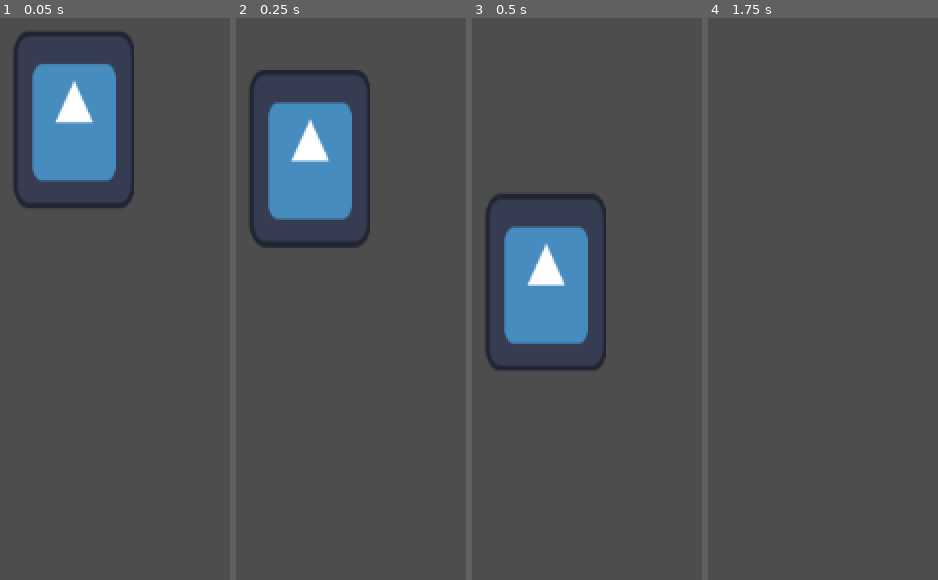
Above: before the commit, frames 1-4 (left to right).
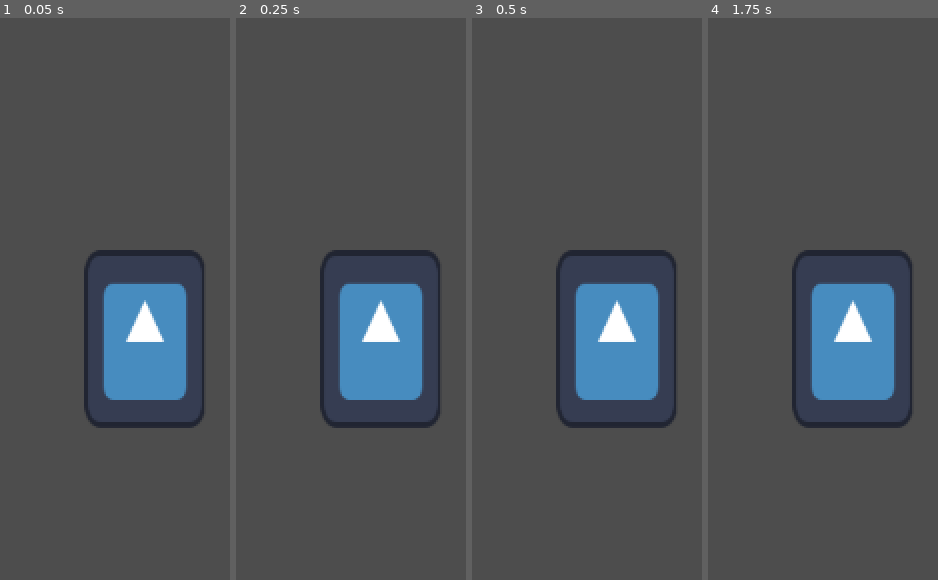
Above: after the commit, the same moments.

Repository: ElrohirGT/PatchNotesGameJam
Game: Godot game, scene res://scenes/world.tscn
Two runs of this game, one before a commit and one after it. Both use one fixed random seed, a clock stepped at 60 frames per second and the inputs below. Before the commit the project has no main scene; this scene is started directly in both runs. The engine's default icon, where the game draws it, is replaced by a stand-in: a white triangle on a blue panel in a dark square.
Inputs:
- Up to frame 1 (0.05 s): no input
- Up to frame 2 (0.25 s): no input
- Up to frame 3 (0.5 s): no input
- Up to frame 4 (1.75 s): tap Enter (ui_accept) at 0.5, 0.6, 1.25, 1.55 s; hold Right (ui_right) from 0.53 s (still down); tap Space (jump, bound only after the commit) at 0.77, 0.8, 1.07, 1.35, 1.52 s

The runs differ from the first frame. In frame 1, 20% of the frame differs, in the area x 6-89%, y 2-73%; in frame 2, 20%, in the area x 6-89%, y 9-73%; in frame 3, 17%; in frame 4, 10%.

Commit message:
feat: Added basic movement

Diff:
--- a/project.godot
+++ b/project.godot
@@ -11,8 +11,31 @@
 [application]
 
 config/name="GameJam Game"
+run/main_scene="uid://1wv4fvosfnev"
 config/features=PackedStringArray("4.4", "GL Compatibility")
 config/icon="res://icon.svg"
+
+[input]
+
+move_left={
+"deadzone": 0.2,
+"events": [Object(InputEventKey,"resource_local_to_scene":false,"resource_name":"","device":-1,"window_id":0,"alt_pressed":false,"shift_pressed":false,"ctrl_pressed":false,"meta_pressed":false,"pressed":false,"keycode":0,"physical_keycode":4194309,"key_label":0,"unicode":0,"location":0,"echo":false,"script":null)
+, Object(InputEventKey,"resource_local_to_scene":false,"resource_name":"","device":-1,"window_id":0,"alt_pressed":false,"shift_pressed":false,"ctrl_pressed":false,"meta_pressed":false,"pressed":false,"keycode":0,"physical_keycode":4194319,"key_label":0,"unicode":0,"location":0,"echo":false,"script":null)
+]
+}
+move_right={
+"deadzone": 0.2,
+"events": [Object(InputEventKey,"resource_local_to_scene":false,"resource_name":"","device":-1,"window_id":0,"alt_pressed":false,"shift_pressed":false,"ctrl_pressed":false,"meta_pressed":false,"pressed":false,"keycode":0,"physical_keycode":4194321,"key_label":0,"unicode":0,"location":0,"echo":false,"script":null)
+, Object(InputEventKey,"resource_local_to_scene":false,"resource_name":"","device":-1,"window_id":0,"alt_pressed":false,"shift_pressed":false,"ctrl_pressed":false,"meta_pressed":false,"pressed":false,"keycode":0,"physical_keycode":68,"key_label":0,"unicode":100,"location":0,"echo":false,"script":null)
+]
+}
+jump={
+"deadzone": 0.2,
+"events": [Object(InputEventKey,"resource_local_to_scene":false,"resource_name":"","device":-1,"window_id":0,"alt_pressed":false,"shift_pressed":false,"ctrl_pressed":false,"meta_pressed":false,"pressed":false,"keycode":0,"physical_keycode":32,"key_label":0,"unicode":32,"location":0,"echo":false,"script":null)
+, Object(InputEventKey,"resource_local_to_scene":false,"resource_name":"","device":-1,"window_id":0,"alt_pressed":false,"shift_pressed":false,"ctrl_pressed":false,"meta_pressed":false,"pressed":false,"keycode":0,"physical_keycode":4194320,"key_label":0,"unicode":0,"location":0,"echo":false,"script":null)
+, Object(InputEventKey,"resource_local_to_scene":false,"resource_name":"","device":-1,"window_id":0,"alt_pressed":false,"shift_pressed":false,"ctrl_pressed":false,"meta_pressed":false,"pressed":false,"keycode":0,"physical_keycode":87,"key_label":0,"unicode":119,"location":0,"echo":false,"script":null)
+]
+}
 
 [rendering]
 
--- a/scenes/mobs/player.tscn
+++ b/scenes/mobs/player.tscn
@@ -15,3 +15,6 @@
 
 [node name="CollisionShape2D" type="CollisionShape2D" parent="."]
 shape = SubResource("RectangleShape2D_2wixh")
+
+[node name="Camera2D" type="Camera2D" parent="."]
+position = Vector2(0, -150)
--- a/scenes/world.tscn
+++ b/scenes/world.tscn
@@ -1,8 +1,21 @@
-[gd_scene load_steps=2 format=3 uid="uid://1wv4fvosfnev"]
+[gd_scene load_steps=3 format=3 uid="uid://1wv4fvosfnev"]
 
 [ext_resource type="PackedScene" uid="uid://djrcu2ydpp62q" path="res://scenes/mobs/player.tscn" id="1_nnsk1"]
+
+[sub_resource type="RectangleShape2D" id="RectangleShape2D_nnsk1"]
+size = Vector2(1290.5, 135)
 
 [node name="World" type="Node2D"]
 
 [node name="Player" parent="." instance=ExtResource("1_nnsk1")]
-position = Vector2(525, 315)
+position = Vector2(548, 315)
+SPEED = 400.0
+MAX_FALL_SPEED = 2000
+PLAYER_GRAVITY = 900
+
+[node name="StaticBody2D" type="StaticBody2D" parent="."]
+
+[node name="CollisionShape2D" type="CollisionShape2D" parent="StaticBody2D"]
+position = Vector2(610.75, 618.5)
+shape = SubResource("RectangleShape2D_nnsk1")
+debug_color = Color(0.900294, 0.000166917, 0.763106, 0.42)
--- a/scripts/player.gd
+++ b/scripts/player.gd
@@ -1,22 +1,25 @@
 extends CharacterBody2D
 
 
-const SPEED = 300.0
-const JUMP_VELOCITY = -400.0
-
+@export var SPEED = 300.0
+@export var JUMP_VELOCITY = -400.0
+@export var MAX_FALL_SPEED = 1000
+@export var PLAYER_GRAVITY = 10
 
 func _physics_process(delta: float) -> void:
 	# Add the gravity.
 	if not is_on_floor():
-		velocity += get_gravity() * delta
+		velocity.y = move_toward(velocity.y, MAX_FALL_SPEED, PLAYER_GRAVITY*delta)
+		print(velocity)
 
 	# Handle jump.
-	if Input.is_action_just_pressed("ui_accept") and is_on_floor():
+	if Input.is_action_just_pressed("jump") and is_on_floor():
 		velocity.y = JUMP_VELOCITY
+		print(velocity)
 
 	# Get the input direction and handle the movement/deceleration.
 	# As good practice, you should replace UI actions with custom gameplay actions.
-	var direction := Input.get_axis("ui_left", "ui_right")
+	var direction := Input.get_axis("move_left", "move_right")
 	if direction:
 		velocity.x = direction * SPEED
 	else:
